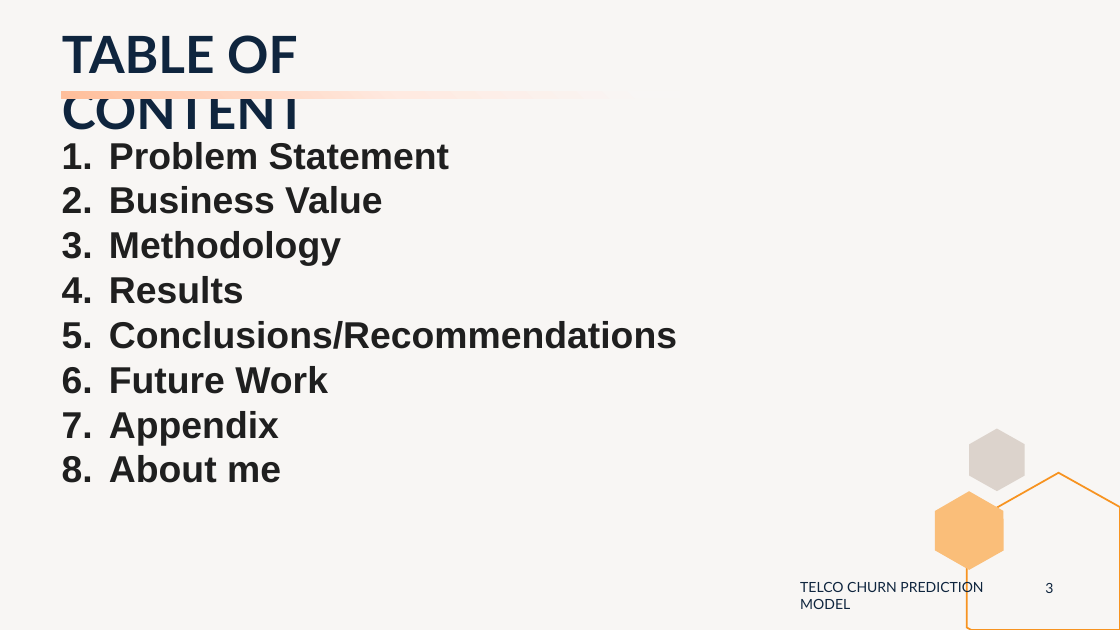
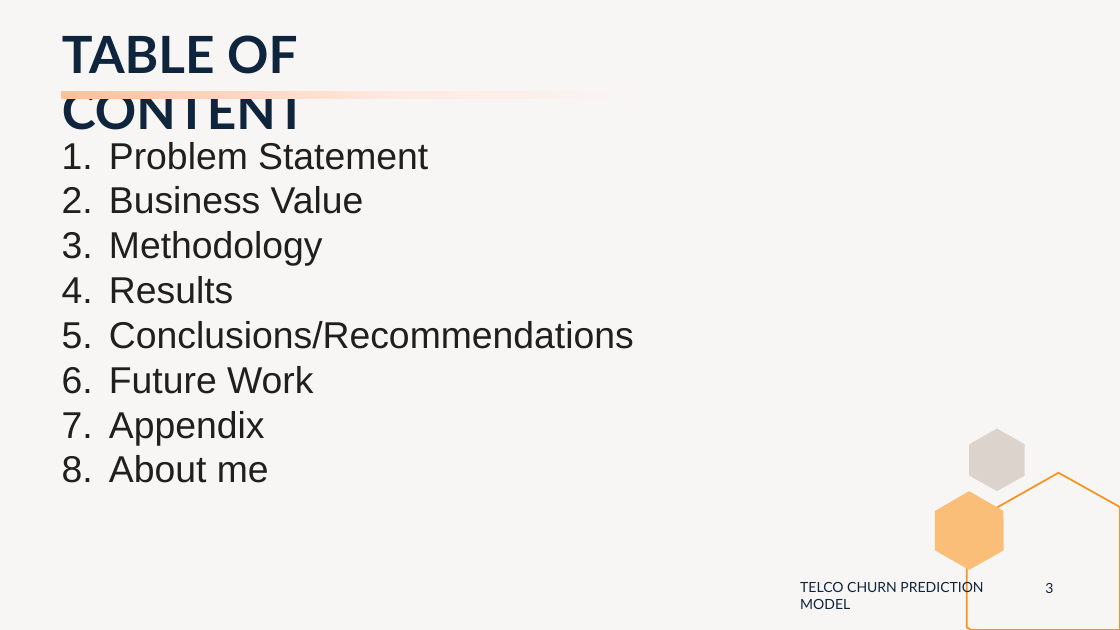
Before and after one commit to peerapat-t/telco_churn_prediction_model, a slide deck: slide 3 of Telco churn prediction model presentation.pptx. Drawn at 1120x630 pixels with LibreOffice and Linux fonts; fonts in the diff are those of the drawing. Boxes give left, top, right and bottom in pixels: in the first picture for what was removed or moved away, otherwise in the second. Text is boxed around its words. In the diff, an @@ line names an element or a change of style, - is before the commit and + after.

```diff
--- a/Telco churn prediction model presentation.pptx
+++ b/Telco churn prediction model presentation.pptx
@@ text "Problem Statement" at <box>109,142,634,483</box>: bold off @@
```
Also in this commit, not shown: 3 other slides changed, 2 other files.
